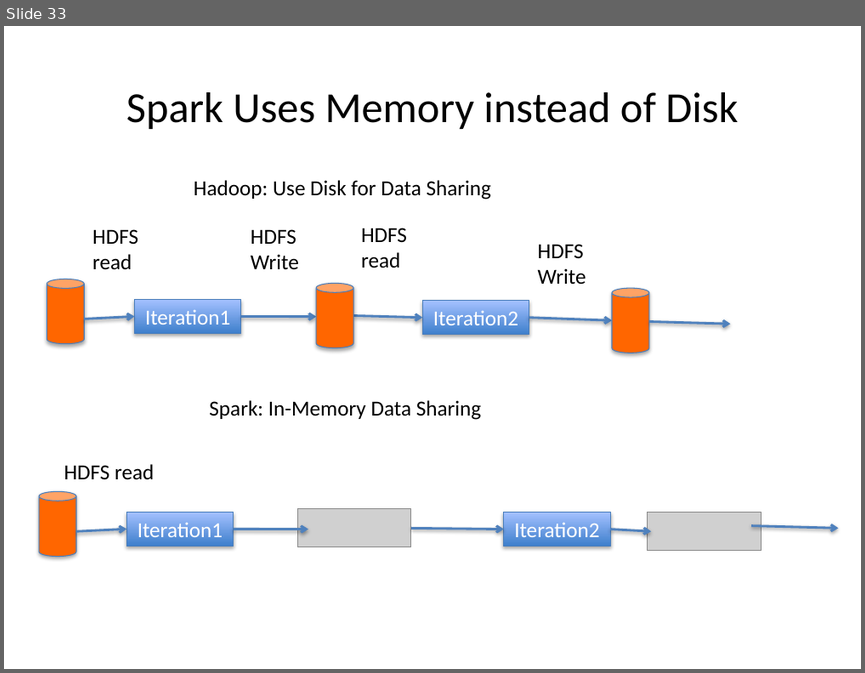
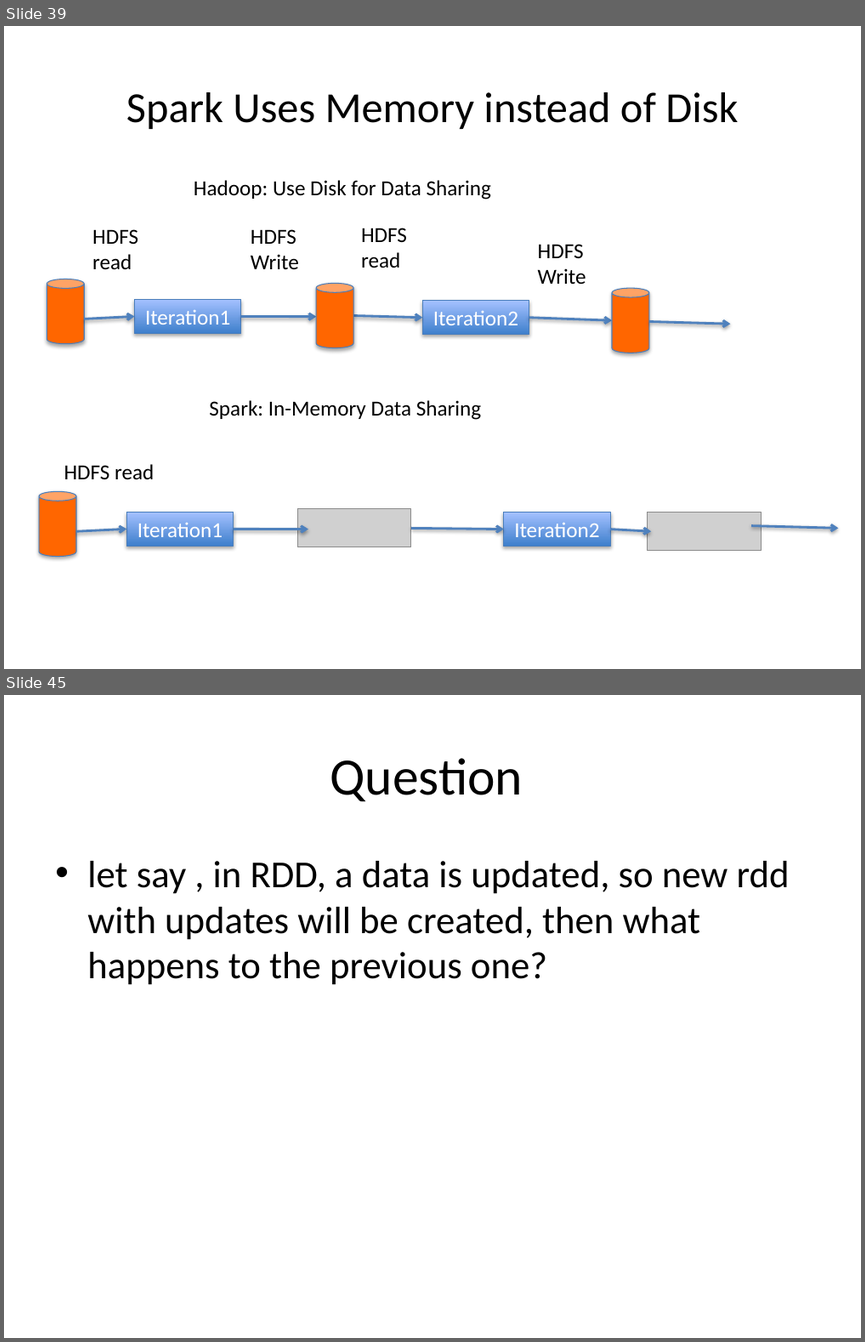
Before and after one commit to baloch838/Cloud_Computing_Lectures, a slide deck: Week 14.pptx. Shown one above the other, each under a label of ours: slide 33 before the commit, slides 39 and 45 after it; the slides between them are not shown. The pictures are 865x673 and 865x1342 pixels, drawn with LibreOffice and Linux fonts; fonts in the diff are those of the drawing; grey boxes stand for pictures. Boxes give left, top, right and bottom in pixels: in the first picture for what was removed or moved away, otherwise in the second. Text is boxed around its words. In the diff, an @@ line names an element or a change of style, - is before the commit and + after.

```diff
--- a/Week 14.pptx
+++ b/Week 14.pptx
@@ slide 45 added at (4,695,861,1338), background #FFFFFF @@
@@ title added at (330,758,522,801), 44 pt, text #000000 @@
+Question
@@ text added at (87,861,789,985), 32 pt, text #000000 @@
+• let say , in RDD, a data is updated, so new rdd with updates will be created, then what happens to the previous one?
@@ what was slide 33 is now slide 39 @@
```
Also in this commit, not shown: 1 slide changed, 12 other slides added, 1 slide removed, 1 other file.
